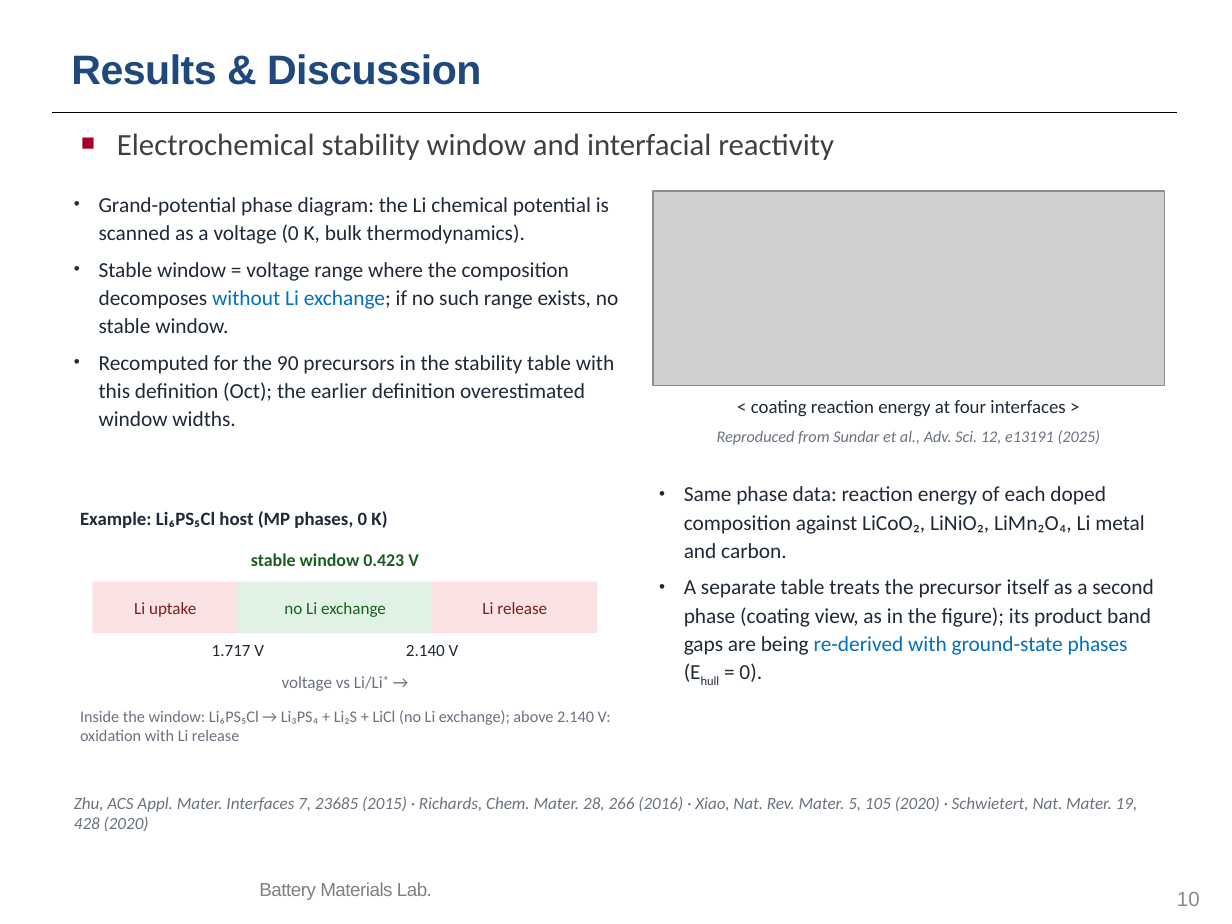
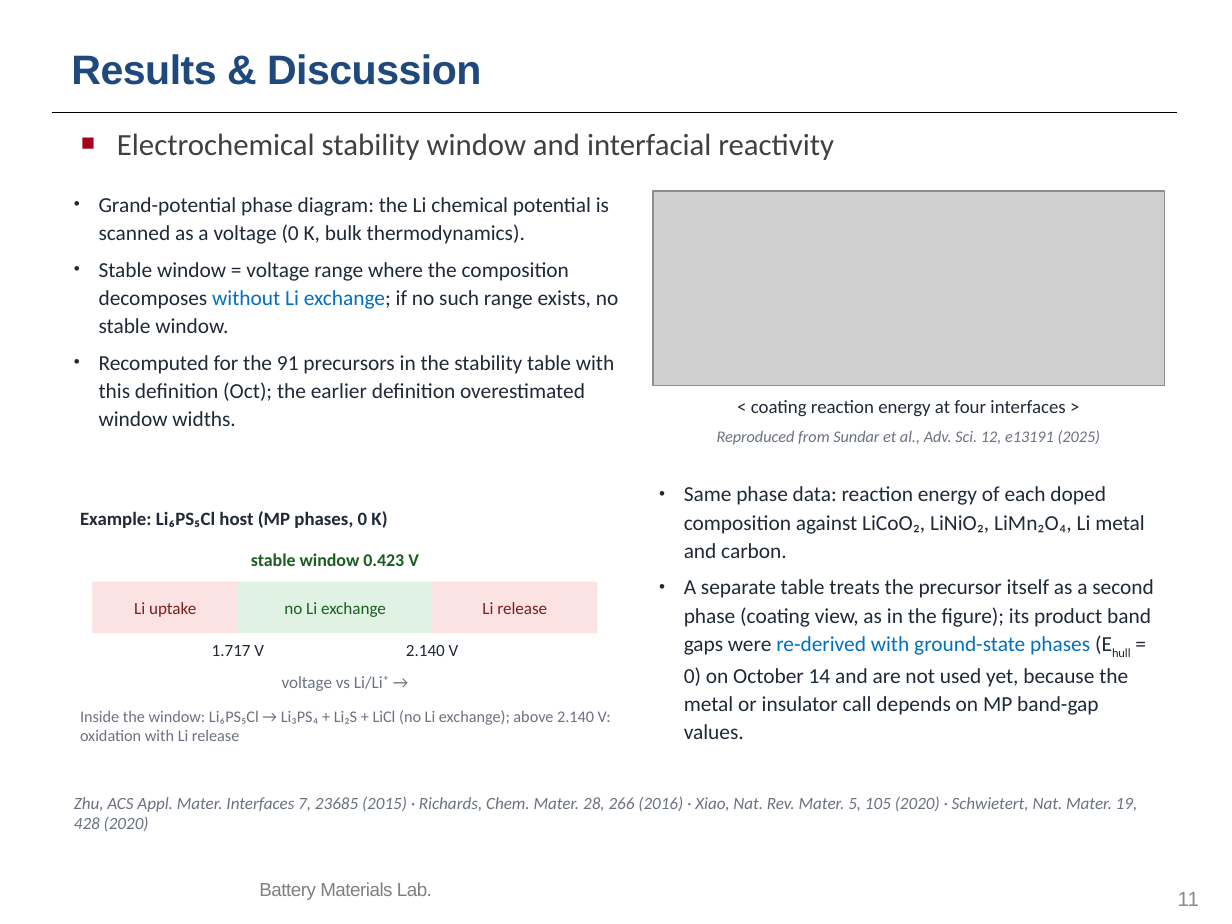
Before and after one commit to yonghoon7153-source/Yonghoon-DEM-DFT, a slide deck: slide 11 of kb/seminars/Research_Seminar_2026_10_13_cascade_progress.pptx (slide 10 before the commit). Drawn at 1232x924 pixels with LibreOffice and Linux fonts; fonts in the diff are those of the drawing; grey boxes stand for pictures; background and template pictures are left out. Boxes give left, top, right and bottom in pixels: in the first picture for what was removed or moved away, otherwise in the second. Text is boxed around its words. In the diff, an @@ line names an element or a change of style, - is before the commit and + after.

```diff
--- a/kb/seminars/Research_Seminar_2026_10_13_cascade_progress.pptx
+++ b/kb/seminars/Research_Seminar_2026_10_13_cascade_progress.pptx
@@ text at (99,355,615,426): text changed @@
-• Recomputed for the 90 precursors in the stability table with this definition (Oct); the earlier definition overestimated window widths.
+• Recomputed for the 91 precursors in the stability table with this definition (Oct); the earlier definition overestimated window widths.
@@ text at (684,579,1154,739): text changed @@
-• A separate table treats the precursor itself as a second phase (coating view, as in the figure); its product band gaps are being re-derived with ground-state phases (Ehull = 0).
+• A separate table treats the precursor itself as a second phase (coating view, as in the figure); its product band gaps were re-derived with ground-state phases (Ehull = 0) on October 14 and are not used yet, because the metal or insulator call depends on MP band-gap values.
@@ page number at (1178,892,1199,906): text changed @@
-10
+11
```
Also in this commit, not shown: 13 other files.
